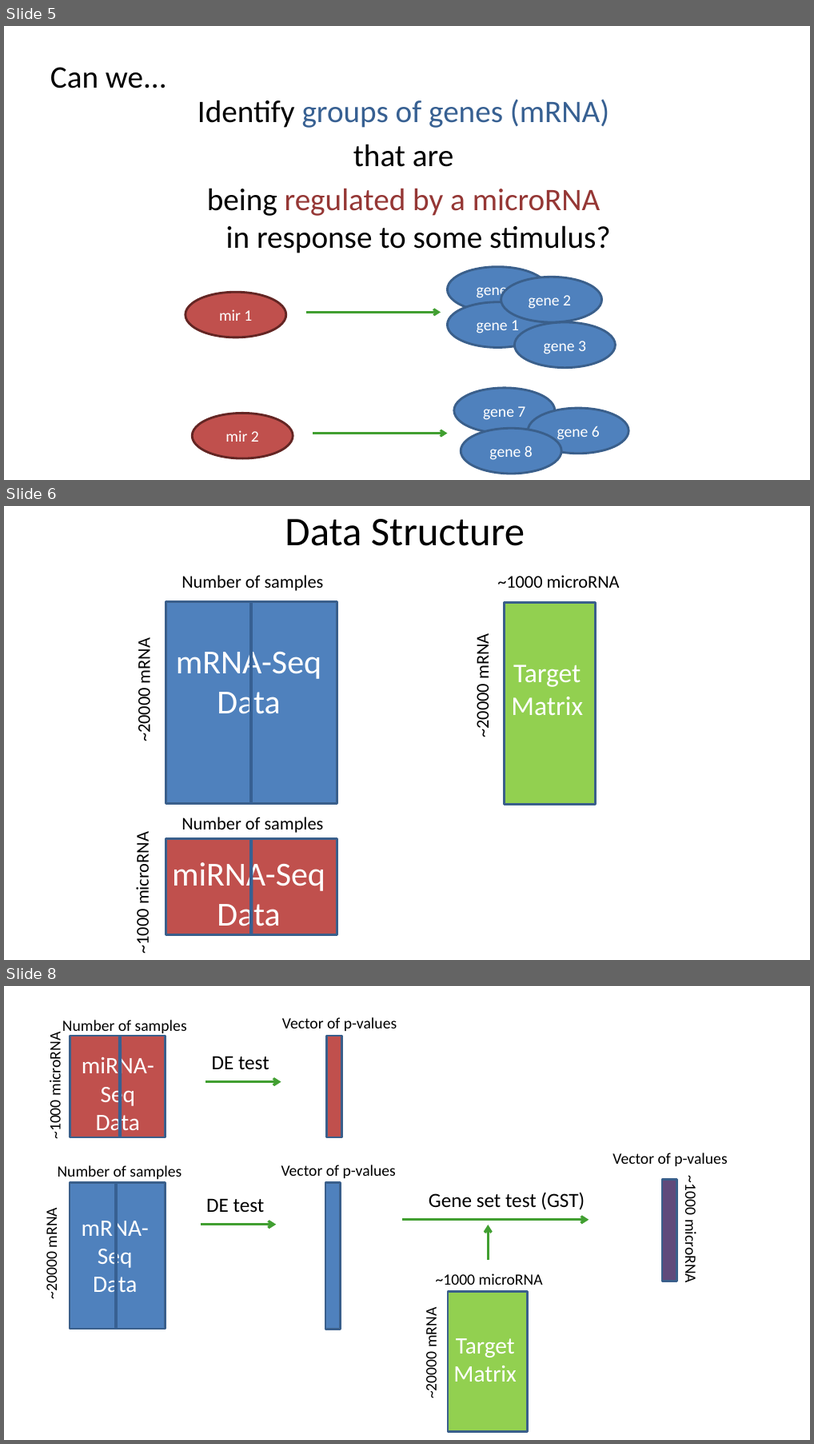
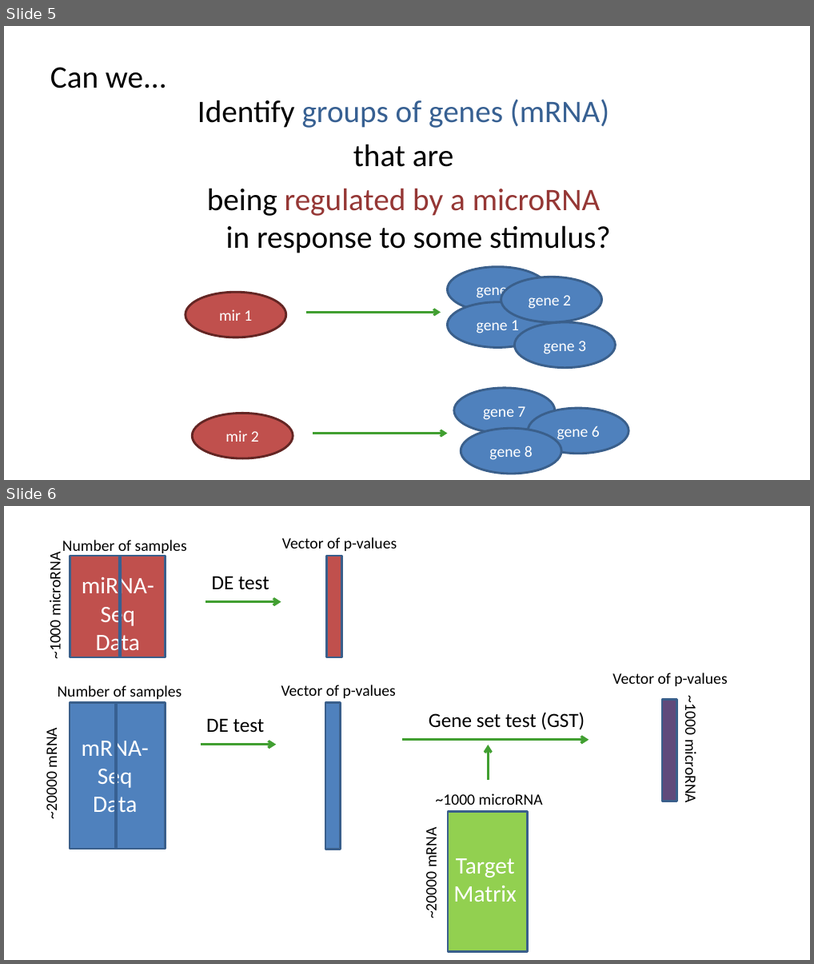
Before and after one commit to ellispatrick/Presentations, a slide deck: AGTA2014/EllisPatrick.pptx. Shown one above the other, each under a label of ours: slides 5, 6 and 8 before the commit, slides 5 and 6 after it; the slides between them are not shown. The pictures are 814x1444 and 814x964 pixels, drawn with LibreOffice and Linux fonts; fonts in the diff are those of the drawing. Boxes give left, top, right and bottom in pixels: in the first picture for what was removed or moved away, otherwise in the second. Text is boxed around its words. In the diff, an @@ line names an element or a change of style, - is before the commit and + after.

```diff
--- a/AGTA2014/EllisPatrick.pptx
+++ b/AGTA2014/EllisPatrick.pptx
@@ slide 6 removed at box(4, 506, 810, 960), background #FFFFFF @@
@@ text removed at box(285, 519, 525, 546) @@
-Data Structure
@@ text removed at box(182, 575, 324, 591) @@
-Number of samples
@@ text removed at box(498, 575, 620, 588) @@
-~1000 microRNA
@@ rectangle removed at box(166, 602, 338, 804) @@
@@ line removed from (251, 602) to (251, 804) @@
@@ rectangle removed at box(505, 603, 596, 804) @@
@@ text removed at box(133, 642, 154, 740) @@
-~20000 mRNA
@@ text removed at box(176, 646, 322, 722) @@
-mRNA-Seq
-Data
@@ text removed at box(472, 637, 494, 736) @@
-~20000 mRNA
@@ text removed at box(511, 664, 583, 715) @@
-Target
-Matrix
@@ text removed at box(182, 816, 324, 832) @@
-Number of samples
@@ text removed at box(132, 839, 154, 952) @@
-~1000 microRNA
@@ rectangle removed at box(166, 838, 338, 934) @@
@@ line removed from (251, 838) to (251, 934) @@
@@ text removed at box(172, 857, 326, 934) @@
-miRNA-Seq
-Data
@@ what was slide 8 is now slide 6 @@
```
Also in this commit, not shown: 1 other slide removed, 4 other files.
